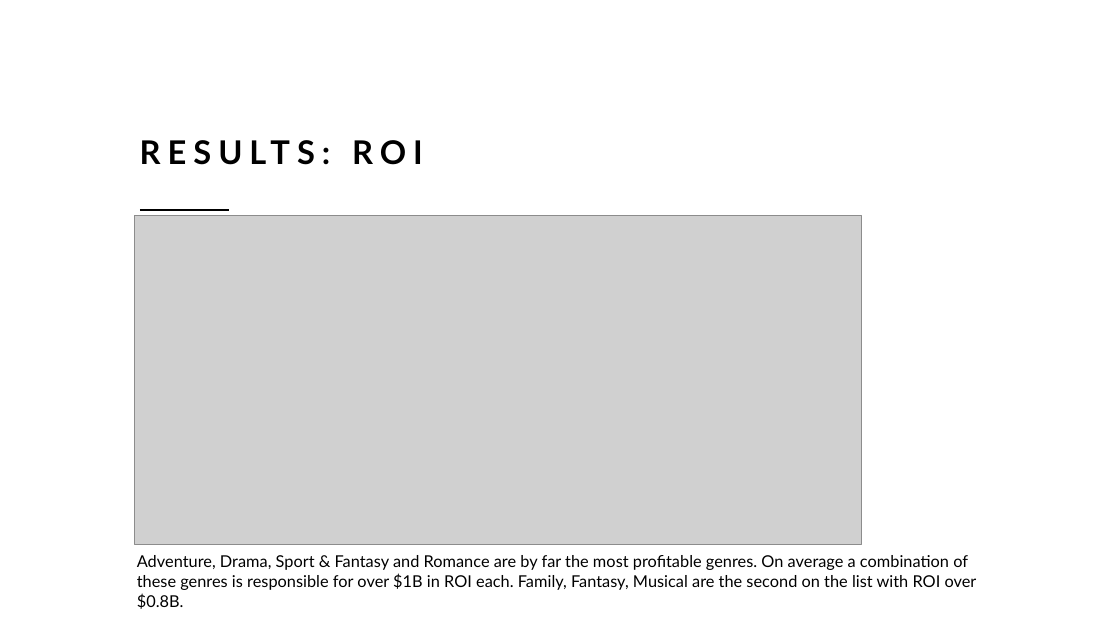
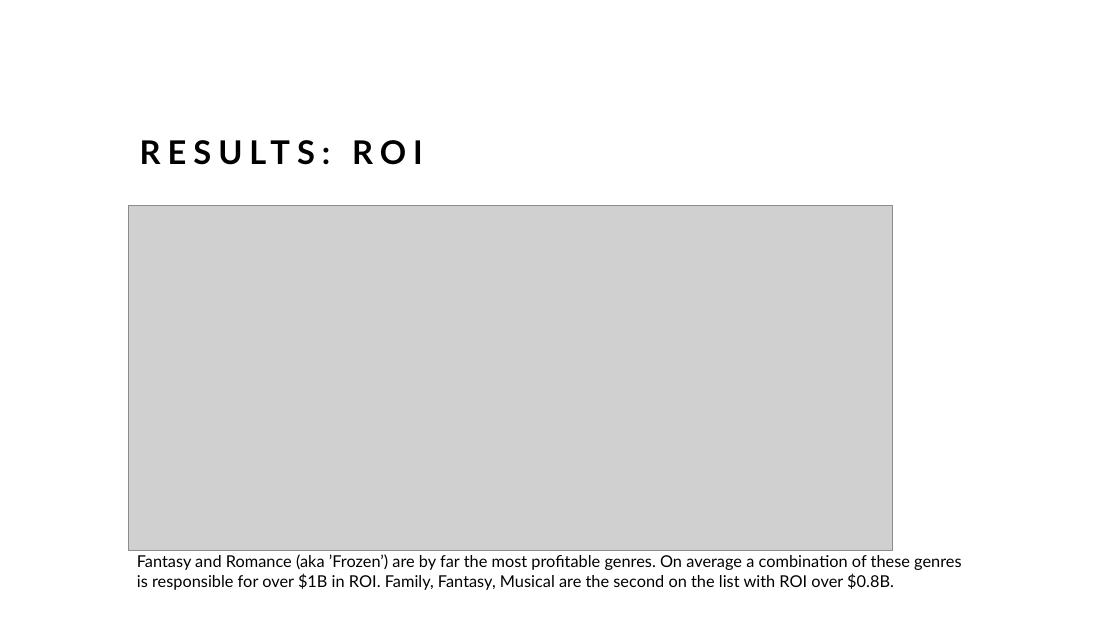
Before and after one commit to rusalka013/microsoft-movie-analysis, a slide deck: slide 15 of Movie_analysis_project.pptx. Drawn at 1120x630 pixels with LibreOffice and Linux fonts; fonts in the diff are those of the drawing; grey boxes stand for pictures. Boxes give left, top, right and bottom in pixels: in the first picture for what was removed or moved away, otherwise in the second. Text is boxed around its words. In the diff, an @@ line names an element or a change of style, - is before the commit and + after.

```diff
--- a/Movie_analysis_project.pptx
+++ b/Movie_analysis_project.pptx
@@ picture: place and size @@
-picture at [134,215,861,544]
+picture at [129,206,892,550]
@@ line removed from (140, 210) to (229, 210) @@
@@ text at [137,554,961,590]: text changed @@
-Adventure, Drama, Sport & Fantasy and Romance are by far the most profitable genres. On average a combination of these genres is responsible for over $1B in ROI each. Family, Fantasy, Musical are the second on the list with ROI over $0.8B.
+Fantasy and Romance (aka ’Frozen’) are by far the most profitable genres. On average a combination of these genres is responsible for over $1B in ROI. Family, Fantasy, Musical are the second on the list with ROI over $0.8B.
```
Also in this commit, not shown: 4 other slides changed, 1 slide added, 12 other files.
